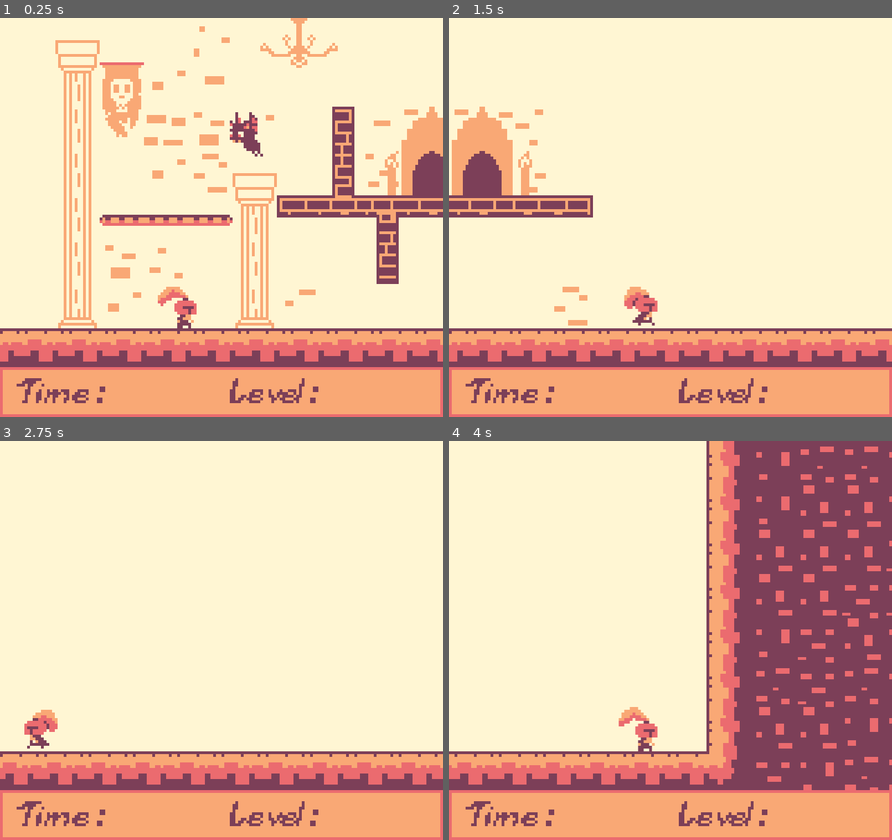
Above: before the commit, frames 1-4 (two rows, left to right).
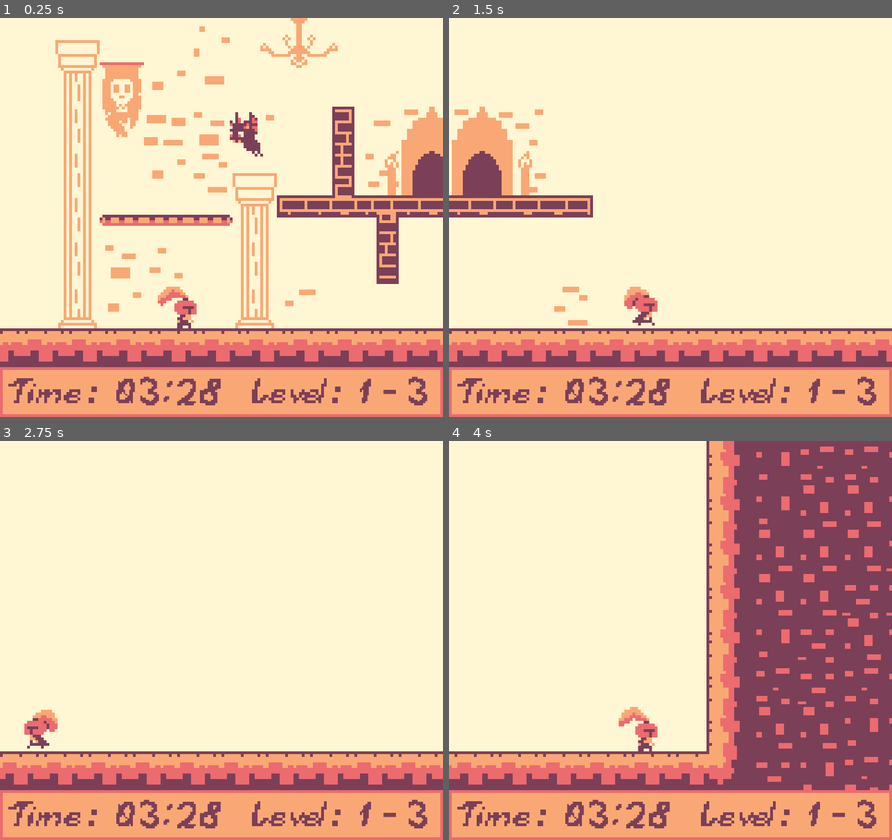
Above: after the commit, the same moments.

Repository: CBurgess97/godot-platformer
Game: Godot game, scene res://Game.tscn
Same seed, same stepped clock (60 frames per second), same inputs: the game is played once before the commit and once after it. This scene is started directly instead of the project's main scene.
Inputs:
- Up to frame 1 (0.25 s): no input
- Up to frame 2 (1.5 s): hold Right (ui_right) from 0.53 s (still down); tap Up (ui_up) at 0.77 s
- Up to frame 3 (2.75 s): tap Up (ui_up) at 1.52 s; release Right (ui_right) at 2.03 s; hold Left (ui_left) from 2.03 s (still down)
- Up to frame 4 (4 s): release Left (ui_left) at 2.78 s; hold Right (ui_right) from 2.78 s (still down); tap Up (ui_up) at 3.02, 3.77 s

The runs differ from the first frame. In frame 1, 2.0% of the frame differs, in the area x 1-97%, y 89-98%; in frame 2, 2.0%; in frame 3, 2.0%; in frame 4, 2.0%.

Commit message:
Add Placeholder Timer and Level UI

Diff:
--- a/UserInterface.tscn
+++ b/UserInterface.tscn
@@ -1,8 +1,9 @@
-[gd_scene load_steps=4 format=3 uid="uid://fbp8vx5i5ass"]
+[gd_scene load_steps=5 format=3 uid="uid://fbp8vx5i5ass"]
 
 [ext_resource type="Texture2D" uid="uid://b4hdolq078uyo" path="res://Resources/Time UI.png" id="2_cbsg4"]
 [ext_resource type="StyleBox" uid="uid://cipa17lndqtsy" path="res://box.tres" id="2_kshx1"]
 [ext_resource type="Texture2D" uid="uid://f3twlq4fg1dy" path="res://Resources/Level UI.png" id="3_irkc5"]
+[ext_resource type="LabelSettings" uid="uid://bh8clyeo7ag4x" path="res://text_settings.tres" id="4_irkc5"]
 
 [node name="UserInterface" type="Control"]
 layout_mode = 3
@@ -35,9 +36,9 @@
 anchor_top = 1.0
 anchor_right = 0.5
 anchor_bottom = 1.0
-offset_left = -74.0
+offset_left = -77.0
 offset_top = -14.0
-offset_right = -34.0
+offset_right = -37.0
 offset_bottom = 26.0
 grow_horizontal = 2
 grow_vertical = 0
@@ -52,11 +53,42 @@
 anchor_top = 1.0
 anchor_right = 0.5
 anchor_bottom = 1.0
-offset_left = 3.0
+offset_left = 11.0
 offset_top = -14.0
-offset_right = 43.0
+offset_right = 51.0
 offset_bottom = -2.0
 grow_horizontal = 2
 grow_vertical = 0
 texture = ExtResource("3_irkc5")
 stretch_mode = 2
+
+[node name="Label" type="Label" parent="."]
+texture_filter = 1
+layout_mode = 1
+anchors_preset = 7
+anchor_left = 0.5
+anchor_top = 1.0
+anchor_right = 0.5
+anchor_bottom = 1.0
+offset_left = 48.0
+offset_top = -15.0
+offset_right = 88.0
+offset_bottom = 8.0
+text = "1 - 3"
+label_settings = ExtResource("4_irkc5")
+
+[node name="Label2" type="Label" parent="."]
+texture_filter = 1
+layout_mode = 1
+anchors_preset = 7
+anchor_left = 0.5
+anchor_top = 1.0
+anchor_right = 0.5
+anchor_bottom = 1.0
+offset_left = -40.0
+offset_top = -15.0
+offset_bottom = 8.0
+grow_horizontal = 2
+grow_vertical = 0
+text = "03:28"
+label_settings = ExtResource("4_irkc5")
--- /dev/null
+++ b/text_settings.tres
@@ -0,0 +1,9 @@
+[gd_resource type="LabelSettings" load_steps=2 format=3 uid="uid://bh8clyeo7ag4x"]
+
+[ext_resource type="FontFile" uid="uid://b88dfjx4s0alv" path="res://Resources/Font/BespookeV0-3.ttf" id="1_02kg5"]
+
+[resource]
+font = ExtResource("1_02kg5")
+font_color = Color(0.486275, 0.247059, 0.345098, 1)
+shadow_size = 0
+shadow_color = Color(0.486275, 0.247059, 0.345098, 0)
Binary file added: Resources/Font/BespookeV0-3.ttf
Not shown, added: Resources/Font/BespookeV0-3.ttf.import
